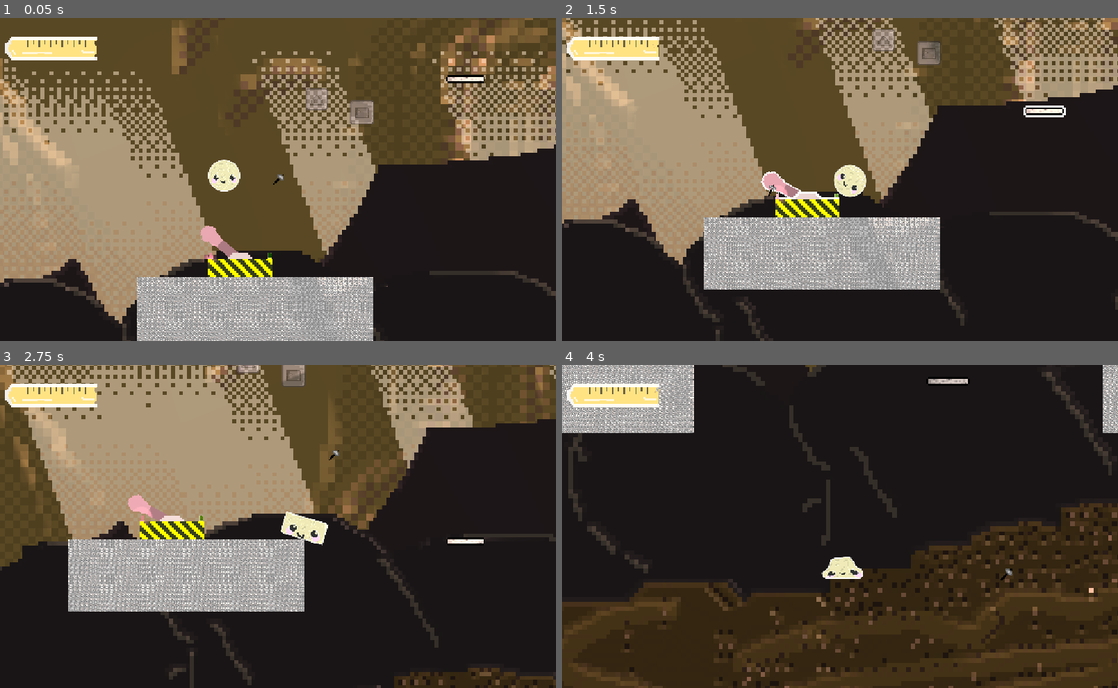
Above: before the commit, frames 1-4 (two rows, left to right).
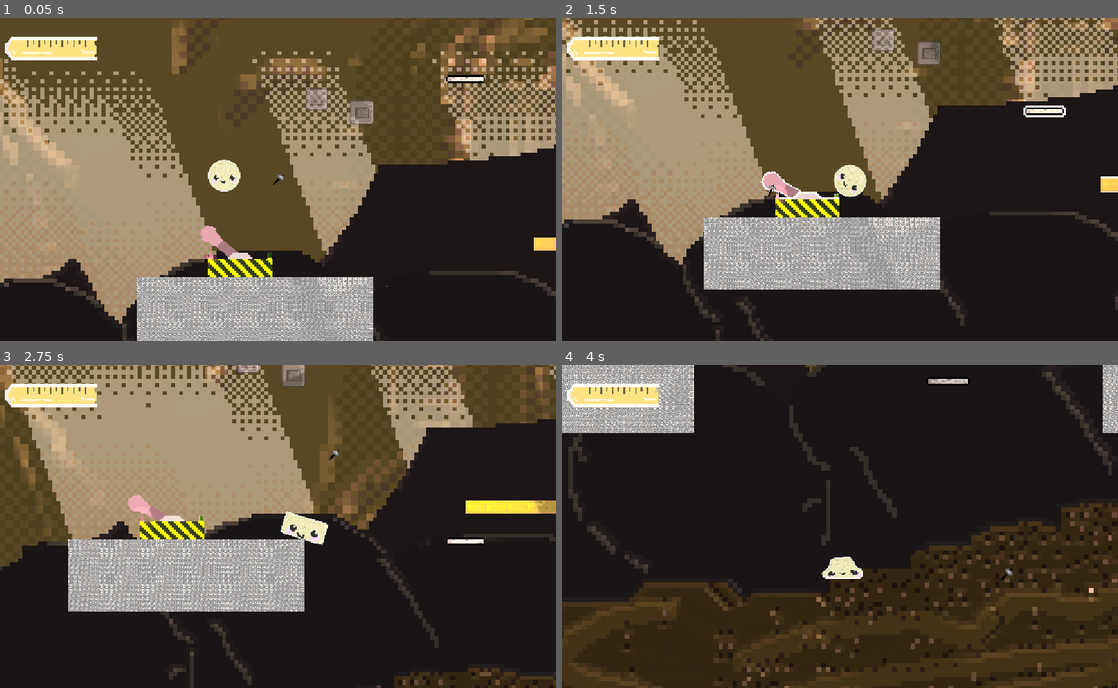
Above: after the commit, the same moments.

Repository: Yaheeha-Baheeha/rock-hard
Game: Godot game, scene res://test_level.tscn
Same seed, same stepped clock (60 frames per second), same inputs: the game is played once before the commit and once after it. This scene is started directly instead of the project's main scene. The engine's default icon, where the game draws it, is replaced by a stand-in: a white triangle on a blue panel in a dark square. Sound files missing from this copy of the repository are replaced by a short silence.
Inputs (mouse positions are in pixels of both pictures, inside the frame that each line leads up to):
- Up to frame 1 (0.05 s): no input
- Up to frame 2 (1.5 s): tap Enter (ui_accept) at 0.5 s; drag from (851, 237) to (973, 98) at 0.52 s; drag from (728, 195) to (851, 179) at 1.27 s
- Up to frame 3 (2.75 s): move the mouse to (333, 455) at 2.02 s; hold D (right) from 2.03 s (still down); hold Shift (static) from 2.03 s (still down); tap T (test) at 2.3 s
- Up to frame 4 (4 s): release D (right) at 2.75 s; release Shift (static) at 2.75 s; drag from (812, 591) to (734, 513) at 2.77 s; move the mouse to (1006, 574) at 3.52 s; hold A (left) from 3.53 s (still down); hold Mouse wheel up (zoom in) from 3.53 s (still down); tap Space (jump) at 3.77 s; tap T (test) at 3.8 s

The runs differ from the first frame. In frame 1, 0.2% of the frame differs, in the area x 96-100%, y 67-73%; in frame 2, 0.2%; in frame 3, 0.7%, in the area x 83-100%, y 41-47%; in frame 4, nothing differs.

Commit message:
trapdoor

Diff:
--- a/test_level.tscn
+++ b/test_level.tscn
@@ -14,33 +14,46 @@
 [ext_resource type="PackedScene" uid="uid://xac4ri50wcc5" path="res://pressure_plate.tscn" id="12_a25ih"]
 [ext_resource type="Texture2D" uid="uid://die1nc5pjay8p" path="res://icon.svg" id="13_38et7"]
 [ext_resource type="PackedScene" uid="uid://dhtwpif4owtth" path="res://moving_platform.tscn" id="14_b7ax5"]
+[ext_resource type="PackedScene" uid="uid://bouhfax2qa588" path="res://trapdoor.tscn" id="15_4bgwg"]
 
 [sub_resource type="ShaderMaterial" id="ShaderMaterial_gbhdq"]
 shader = ExtResource("1_gbhdq")
+shader_parameter/white_hot_color = Color(1, 0.769, 0, 0.96)
 shader_parameter/core_color = Color(1, 0, 0, 1)
 shader_parameter/body_color = Color(1, 0.4, 0, 1)
+shader_parameter/deep_body_color = Color(0.45, 0.04, 0, 1)
 shader_parameter/crust_color = Color(0.4, 0.05, 0, 1)
 shader_parameter/outer_edge = 0.4
-shader_parameter/crust_edge = 0.45
 shader_parameter/core_start = 0.8
+shader_parameter/flow_speed = 1.0
+shader_parameter/noise_scale = 14.0
+shader_parameter/distortion_strength = 0.012
 
 [sub_resource type="ShaderMaterial" id="ShaderMaterial_y646j"]
 shader = ExtResource("1_gbhdq")
+shader_parameter/white_hot_color = Color(1, 0.769, 0, 0.96)
 shader_parameter/core_color = Color(1, 0.6166667, 0, 1)
 shader_parameter/body_color = Color(1, 0.4, 0, 1)
+shader_parameter/deep_body_color = Color(0.45, 0.04, 0, 1)
 shader_parameter/crust_color = Color(0.4, 0.05, 0, 1)
 shader_parameter/outer_edge = 0.4
-shader_parameter/crust_edge = 0.45
 shader_parameter/core_start = 0.8
+shader_parameter/flow_speed = 1.0
+shader_parameter/noise_scale = 14.0
+shader_parameter/distortion_strength = 0.012
 
 [sub_resource type="ShaderMaterial" id="ShaderMaterial_lnbra"]
 shader = ExtResource("1_gbhdq")
+shader_parameter/white_hot_color = Color(1, 0.769, 0, 0.96)
 shader_parameter/core_color = Color(1, 0.9, 0.2, 1)
 shader_parameter/body_color = Color(1, 0.4, 0, 1)
+shader_parameter/deep_body_color = Color(0.45, 0.04, 0, 1)
 shader_parameter/crust_color = Color(0.4, 0.05, 0, 1)
 shader_parameter/outer_edge = 0.4
-shader_parameter/crust_edge = 0.45
 shader_parameter/core_start = 0.8
+shader_parameter/flow_speed = 1.0
+shader_parameter/noise_scale = 14.0
+shader_parameter/distortion_strength = 0.012
 
 [sub_resource type="WorldBoundaryShape2D" id="WorldBoundaryShape2D_5rr72"]
 
@@ -299,7 +312,7 @@
 
 [node name="Lever" parent="." unique_id=603365385 node_paths=PackedStringArray("targets") instance=ExtResource("7_lnbra")]
 position = Vector2(-737, -128)
-targets = [NodePath("../Spawner"), NodePath("../Spawner2"), NodePath("../MovingPlatform")]
+targets = [NodePath("../Spawner"), NodePath("../Spawner2"), NodePath("../MovingPlatform"), NodePath("../Trapdoor")]
 
 [node name="Rectangle" parent="." unique_id=1176716040 instance=ExtResource("8_lowby")]
 position = Vector2(-357, -510)
@@ -350,3 +363,6 @@
 position = Vector2(103.865326, 28.486649)
 scale = Vector2(1.4309764, 0.62017804)
 curve = SubResource("Curve2D_b7ax5")
+
+[node name="Trapdoor" parent="." unique_id=2074908220 instance=ExtResource("15_4bgwg")]
+position = Vector2(178, -81)
--- /dev/null
+++ b/trapdoor.gd
@@ -0,0 +1,31 @@
+extends SignalReceiver
+
+@onready var anim_player: AnimationPlayer = $AnimationPlayer
+
+func _ready() -> void:
+	super._ready()
+
+	if not anim_player or not anim_player.has_animation("open"):
+		push_error("Trapdoor: Missing AnimationPlayer or 'open' animation!")
+		return
+
+	# Instantly snap the trapdoor to the correct state when the level loads
+	if is_active:
+		# Play and skip instantly to the end
+		anim_player.play("open")
+		anim_player.seek(anim_player.get_animation("open").length, true)
+	else:
+		# Snap to the beginning
+		anim_player.play("open")
+		anim_player.seek(0.0, true)
+		anim_player.stop()
+
+# This is automatically called by your SignalReceiver base class
+func _on_state_changed() -> void:
+	if not anim_player:
+		return
+
+	if is_active:
+		anim_player.play("open")
+	else:
+		anim_player.play_backwards("open")
--- a/trapdoor.tscn
+++ b/trapdoor.tscn
@@ -1,9 +1,11 @@
 [gd_scene format=3 uid="uid://bouhfax2qa588"]
 
+[ext_resource type="Script" uid="uid://i8w0dxgnda5a" path="res://trapdoor.gd" id="1_my15l"]
 [ext_resource type="Texture2D" uid="uid://bdwunxc2mgwwh" path="res://Textures/trapdoor.png" id="1_pf2pg"]
+[ext_resource type="Material" uid="uid://beohj12ngimtb" path="res://outline_material.tres" id="2_rb8u0"]
 
 [sub_resource type="RectangleShape2D" id="RectangleShape2D_2u0tw"]
-size = Vector2(64, 8)
+size = Vector2(317, 39)
 
 [sub_resource type="Animation" id="Animation_pf2pg"]
 length = 0.001
@@ -43,15 +45,18 @@
 }
 
 [node name="Trapdoor" type="Node2D" unique_id=2074908220]
+script = ExtResource("1_my15l")
 
-[node name="RigidBody2D" type="RigidBody2D" parent="." unique_id=1921877532]
+[node name="RigidBody2D" type="StaticBody2D" parent="." unique_id=809441282]
 
 [node name="CollisionShape2D" type="CollisionShape2D" parent="RigidBody2D" unique_id=1092725163]
-position = Vector2(32, -4)
+position = Vector2(158.50002, -20.500017)
 shape = SubResource("RectangleShape2D_2u0tw")
 
 [node name="Sprite2D" type="Sprite2D" parent="RigidBody2D" unique_id=39645471]
-position = Vector2(32, -4)
+material = ExtResource("2_rb8u0")
+position = Vector2(160, -21.000015)
+scale = Vector2(5, 5)
 texture = ExtResource("1_pf2pg")
 
 [node name="AnimationPlayer" type="AnimationPlayer" parent="." unique_id=1026548352]
Not shown, added: trapdoor.gd.uid
